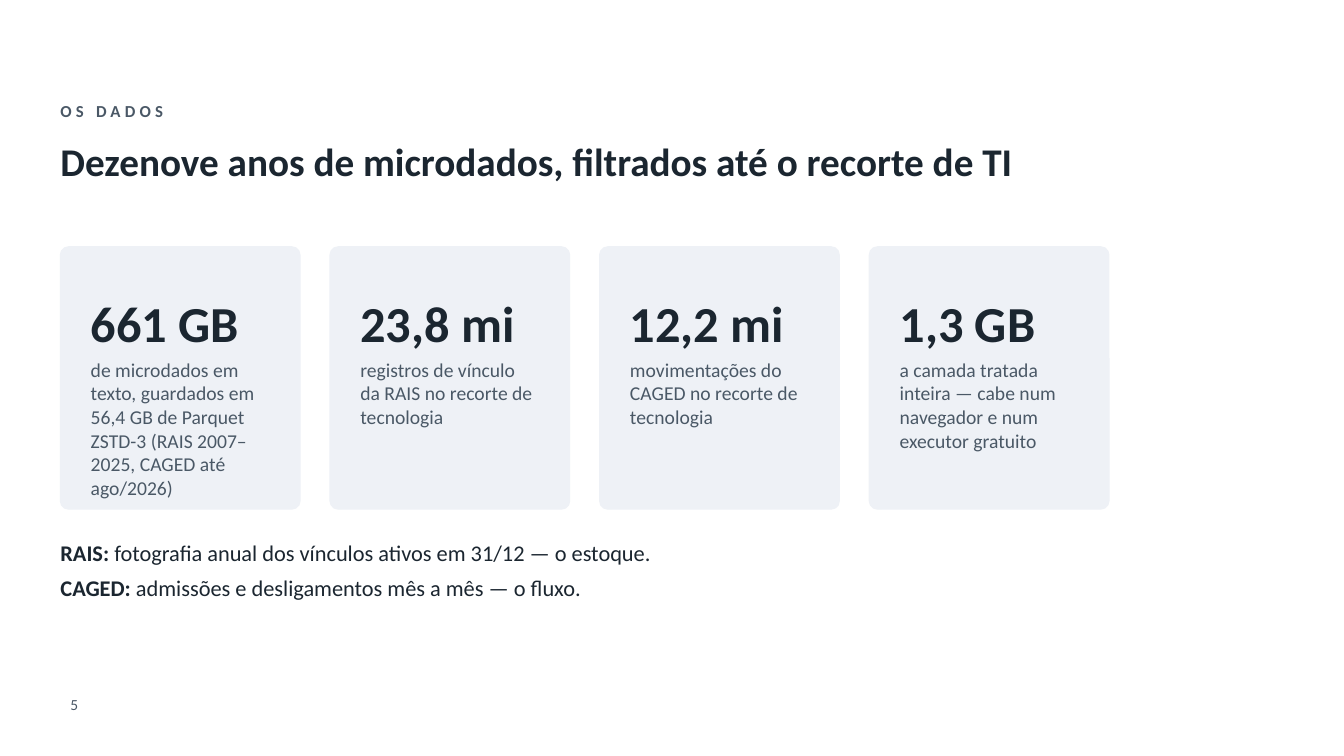
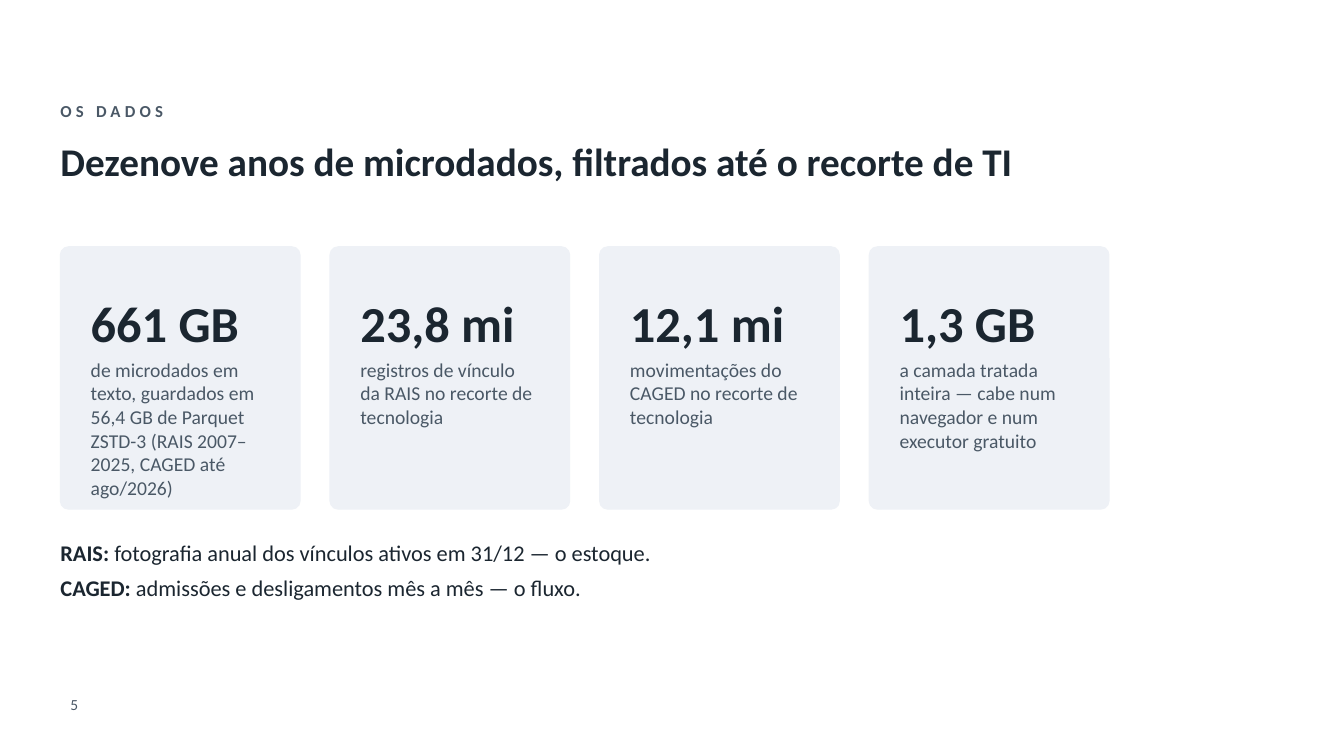
Before and after one commit to GianSE/mercadotech, a slide deck: slide 5 of apresentacao/apresentacao-tcc2.pptx. Drawn at 1344x756 pixels with LibreOffice and Linux fonts; fonts in the diff are those of the drawing; background and template pictures are left out. Boxes give left, top, right and bottom in pixels: in the first picture for what was removed or moved away, otherwise in the second. Text is boxed around its words. In the diff, an @@ line names an element or a change of style, - is before the commit and + after.

```diff
--- a/apresentacao/apresentacao-tcc2.pptx
+++ b/apresentacao/apresentacao-tcc2.pptx
@@ text at [630,306,784,349]: text changed @@
-12,2 mi
+12,1 mi
```
Also in this commit, not shown: 8 other files.
